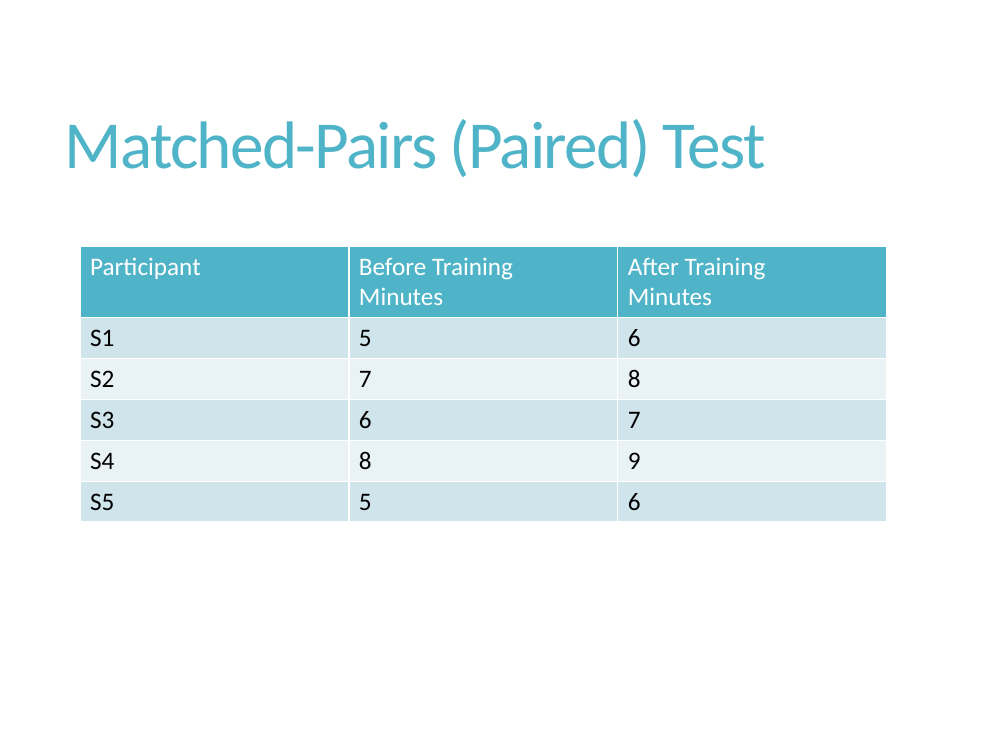
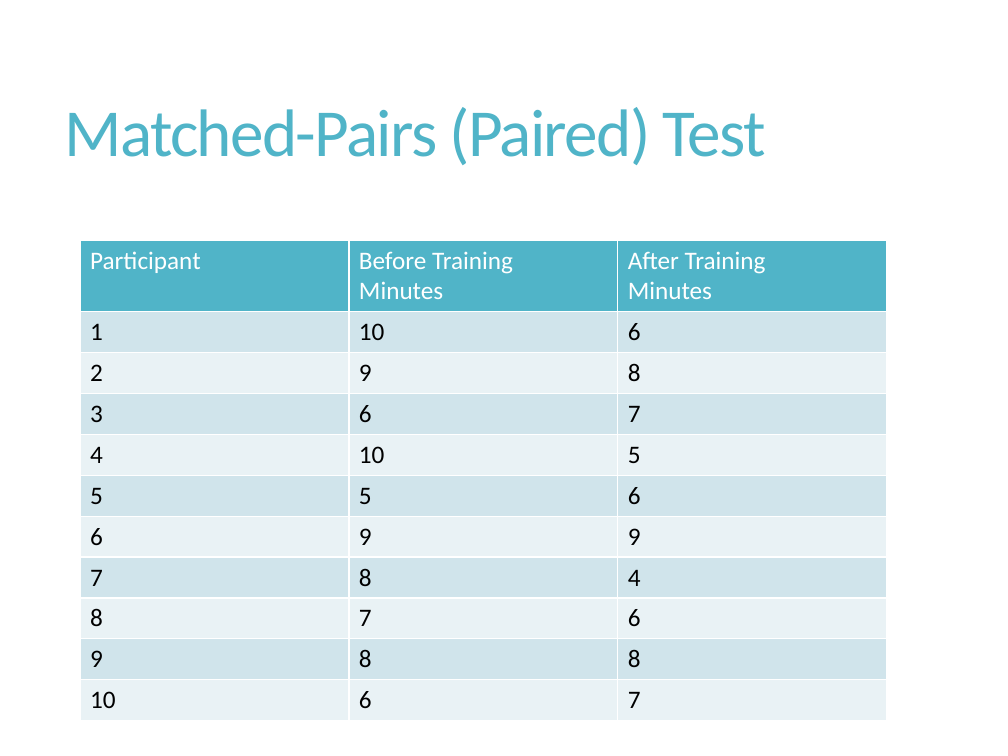
Before and after one commit to Chelsea-Myers/User_Experience_Research_Analytics, a slide deck: slide 14 of UXP_Presentations/UX_Hypothesis_Testing.pptx (slide 11 before the commit). Drawn at 1008x756 pixels with LibreOffice and Linux fonts; fonts in the diff are those of the drawing. Boxes give left, top, right and bottom in pixels: in the first picture for what was removed or moved away, otherwise in the second. Text is boxed around its words. In the diff, an @@ line names an element or a change of style, - is before the commit and + after.

```diff
--- a/UXP_Presentations/UX_Hypothesis_Testing.pptx
+++ b/UXP_Presentations/UX_Hypothesis_Testing.pptx
@@ title "Matched-Pairs (Paired) Test" moved from (x1=64, y1=119, x2=765, y2=177) to (x1=64, y1=107, x2=765, y2=165) @@
@@ table at (x1=80, y1=240, x2=887, y2=714) @@
-row 2: S1 | 5 | 6
-row 3: S2 | 7 | 8
-row 4: S3 | 6 | 7
-row 5: S4 | 8 | 9
-row 6: S5 | 5 | 6
+row 2: 1 | 10 | 6
+row 3: 2 | 9 | 8
+row 4: 3 | 6 | 7
+row 5: 4 | 10 | 5
+row 6: 5 | 5 | 6
+row 7: 6 | 9 | 9
+row 8: 7 | 8 | 4
+row 9: 8 | 7 | 6
+row 10: 9 | 8 | 8
+row 11: 10 | 6 | 7
@@ table resized from (x1=80, y1=246, x2=887, y2=518) to (x1=80, y1=240, x2=887, y2=714) @@
```
Also in this commit, not shown: 6 other slides changed, 5 slides added.
